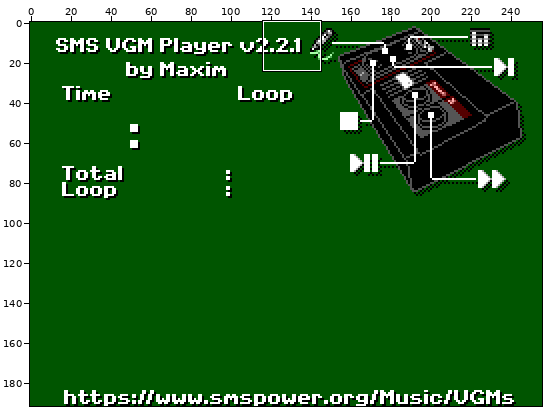
Two states of a sprite sheet, src/art/3d-pad.png. The first picture is a wide view before the edit; the outline marks the close-up.
Close-up. The starting point:
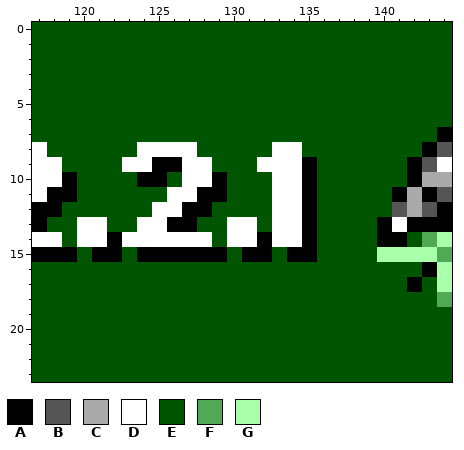
The file is 256x192 pixels. Shown: x 117..144, y 0..23.
Palette (. is transparent): A #000000  B #555555  C #aaaaaa  D #ffffff  E #005500  F #50aa55  G #aaffaa
Pixels before, first column x 117:
 0 EEEEEEEEEEEEEEEEEEEEEEEEEEEE
 1 EEEEEEEEEEEEEEEEEEEEEEEEEEEE
 2 EEEEEEEEEEEEEEEEEEEEEEEEEEEE
 3 EEEEEEEEEEEEEEEEEEEEEEEEEEEE
 4 EEEEEEEEEEEEEEEEEEEEEEEEEEEE
 5 EEEEEEEEEEEEEEEEEEEEEEEEEEEE
 6 EEEEEEEEEEEEEEEEEEEEEEEEEEEE
 7 EEEEEEEEEEEEEEEEEEEEEEEEEEEA
 8 DEEEEEEDDDDEEEEEDDEEEEEEEEAB
 9 DDEEEEDDAADDEEEDDDAEEEEEEABD
10 DDAEEEEAAEDDAEEEDDAEEEEEEACC
11 DAAEEEEEEDDAAEEEDDAEEEEEACAB
12 AAEEEEEEDDAAEEEEDDAEEEEEBCBA
13 AEEDDEEDDAAEEDDEDDAEEEEADAAA
14 DDEDDADDDDDDEDDADDAEEEEAAEFG
15 AAAEAAEAAAAAAEAAEAAEEEEGGGGF
16 EEEEEEEEEEEEEEEEEEEEEEEEEEAG
17 EEEEEEEEEEEEEEEEEEEEEEEEEAEG
18 EEEEEEEEEEEEEEEEEEEEEEEEEEEF
19 EEEEEEEEEEEEEEEEEEEEEEEEEEEE
20 EEEEEEEEEEEEEEEEEEEEEEEEEEEE
21 EEEEEEEEEEEEEEEEEEEEEEEEEEEE
22 EEEEEEEEEEEEEEEEEEEEEEEEEEEE
23 EEEEEEEEEEEEEEEEEEEEEEEEEEEE
Once edited:
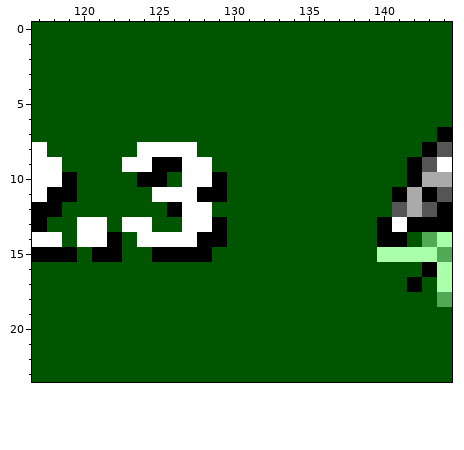
The edit:
Changed rows in their new state; - is an unchanged pixel.
first column x 123:
 8 ----------EE-
 9 ---------EEEE
10 ----------EEE
11 --D-------EEE
12 --EADD----EEE
13 D-EEDDAEE-EEE
14 E----AAEEEEEE
15 -E----E-EE-EE
Changed places in both close-ups, as pixel boxes (x1, y1, x2, y2):
changed: (122, 142, 317, 262)
